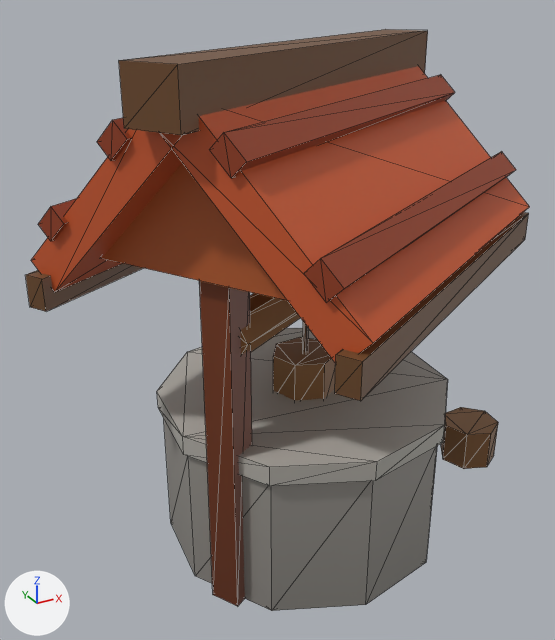
A saved change to the glTF model art/models/building_25.glb.
Both versions are drawn from a camera (50 mm lens) standing at (-0.372, -0.617, 0.561) and looking at (-0.025, 0.014, 0.245). Every picture has the same lights, and +X, +Y and +Z are marked at lower left. The first picture is the older version. Mesh edges are drawn as thin lines. Vertices at exactly the same position are counted once.

Objects in the first picture: 'building_25'.
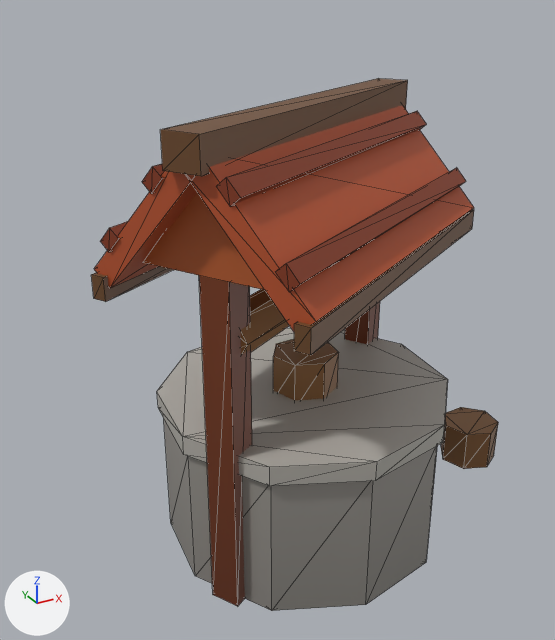
Pixel boxes (x1, y1, x2, y2) of what changed, in the pictures (555 x 640 px; the box of a moved part takes in the faces that stretch with it):
'building_25', reshaped (19% narrower, 8% shorter): before (25, 29, 530, 611); after (91, 78, 498, 611)
part 1 of me_building_25, moved or reshaped: before (25, 29, 529, 401); after (91, 78, 474, 355)
part 2 of me_building_25, recoloured: before (31, 66, 530, 363); after (94, 105, 474, 331)

What changed in the scene script:
```text
Change me_building_25:
    used by ob_building_25; location = (0.0, 0.0, 0.0)
    remove me_building_25.from_pydata(...)  # 210 vertices, 340 faces; spans x -0.262..0.284, y -0.244..0.244, z 0.0..0.512
    add me_building_25.from_pydata(...)  # 210 vertices, 340 faces; spans x -0.214..0.284, y -0.185..0.185, z 0.0..0.463
    me_building_25 part 1: 78 of 210 vertices moved; they spanned x -0.262..0.262, y -0.244..0.244, z 0.3..0.512 and now span x -0.214..0.214, y -0.185..0.185, z 0.31..0.463; mean shift (0.0, 0.0, -0.017); largest move (0.262, -0.034, 0.3) -> (0.214, 0.0, 0.31)
    me_building_25 part 2: 66 kept faces spanning x -0.21..0.21, y -0.184..0.184, z 0.321..0.448 get new vertex colours
```
